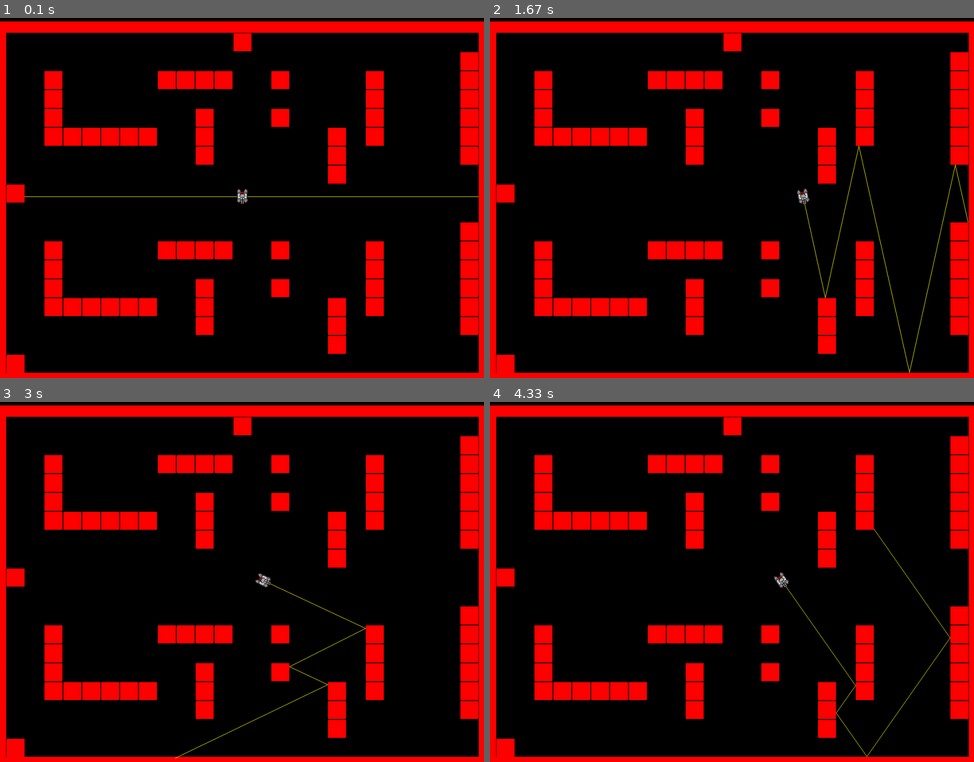
Above: before the commit, frames 1-4 (two rows, left to right).
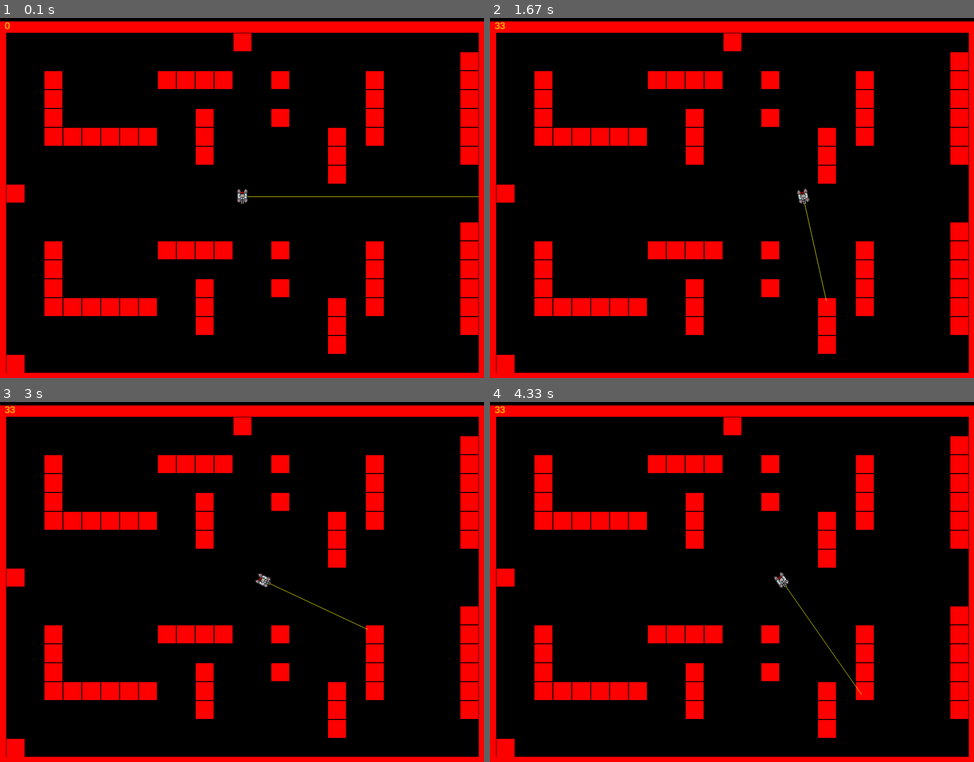
Above: after the commit, the same moments.

Repository: jonalfarlinga/lazars
Game: pygame game, started from lazars_main.py
Same seed, same stepped clock (60 frames per second), same inputs: the game is played once before the commit and once after it.
Inputs:
- Up to frame 1 (0.1 s): no input
- Up to frame 2 (1.67 s): tap A at 0.33 s; hold Right 0.67-1.13 s; hold D 0.67-1.13 s; hold Right 1.17-1.63 s; hold D 1.17-1.63 s
- Up to frame 3 (3 s): hold Left 1.67-2.2 s; hold A 1.67-2.2 s; hold Left 2.23-2.63 s; hold A 2.23-2.63 s; hold Right from 2.67 s (still down); hold D from 2.67 s (still down)
- Up to frame 4 (4.33 s): release Right at 3.3 s; release D at 3.3 s; hold Left 3.33-3.8 s; hold A 3.33-3.8 s; hold Right 3.83-4.3 s; hold D 3.83-4.3 s

The runs differ from the first frame. In frame 1, 0.1% of the frame differs, in the area x 1-49%, y 1-50%; in frame 2, 0.5%, in the area x 1-99%, y 1-99%; in frame 3, 0.2%; in frame 4, 0.3%.

Commit message:
new nested loops

Diff:
--- a/entities.py
+++ b/entities.py
@@ -5,7 +5,8 @@
 
 
 class Player(pygame.sprite.Sprite):
-    direction = 0  # player facing in degrees
+    # image = pygame.image.load(os.path.join("assets", "player.png"))
+    direction = 0  # player facing in radians
     bounces = 5
     speed = 5
 
--- a/lazars_main.py
+++ b/lazars_main.py
@@ -1,7 +1,7 @@
 import pygame
 import sys
 import os
-# import debug_me
+import debug_me
 import maps
 from constants import *  # noqa:F403 flake8 ignore
 from entities import Player
@@ -100,8 +100,7 @@
 
         # debuggers
         #       debug_me.debug(pygame.mouse.get_pos(), screen, rects)
-        #       debug_me.fps_counter(FramesPerSecond, screen, font)
-        #       debug_me.fps_counter(FramesPerSecond, screen, font)
+        debug_me.fps_counter(FramesPerSecond, screen, font)
 
         # update display
         pygame.display.update()
--- a/vector_math.py
+++ b/vector_math.py
@@ -7,6 +7,15 @@
     unit_vector = (
         math.cos((deg * math.pi) / 180),
         math.sin((deg * math.pi) / 180)
+    )
+    return unit_vector
+
+
+# radian to vector
+def rad_to_vector(rad):
+    unit_vector = (
+        math.cos(rad),
+        math.sin(rad)
     )
     return unit_vector
 
@@ -64,12 +73,251 @@
 # finds the line and 4 reflections, and returns a list of point pairs.
 def calculate_line(source, deg, rects, bounces):
     bounce_points = []
+    uvx, uvy = deg_to_vector(deg)
+    while source and len(bounce_points) < bounces:
+        bounce = None
+        if abs(uvx) > abs(uvy):
+            for x in range(source[0], SCREEN_WIDTH + 1, 20):
+                for rect in rects:
+                    y = round(source[1] + (x - source[0]) * uvy / uvx)
+                    if rect.collidepoint((x, y)):
+                        bounce = ((x, y))
+                        uvx, uvy = reflect_direction(uvx, uvy, x, rect, True)
+                        break
+                if bounce:
+                    break
+        else:
+            for y in range(source[1], SCREEN_HEIGHT + 1, 20):
+                for rect in rects:
+                    x = round(source[0] + (y - source[1]) * uvx / uvy)
+                    if rect.collidepoint((x, y)):
+                        bounce = ((x, y))
+                        uvx, uvy = reflect_direction(uvx, uvy, y, rect, False)
+                        break
+                if bounce:
+                    break
+        if bounce:
+            bounce_points.append(bounce)
+            source = bounce
+        else:
+            source = None
+    return bounce_points
+
+
+# def calculate_line(source, deg, rects, bounces):
+#     bounce_points = []
+#     uvx, uvy = deg_to_vector(deg)
+#     while source and len(bounce_points) < bounces:
+#         bounce = None
+#         if uvx > .7071 and (-.7072 <= uvy <= .7072):
+#             # start = source
+#             # for range(start, SCREEN, 20)
+#             #     if collide:
+#             #         continue (start = start, end = current range)
+#             # else:
+#             #     start = current range
+#             start = source
+#             vector_dif = round(uvy / uvx, 5)
+#             for runx in range(start[0] + 1, SCREEN_WIDTH + 20, 20):
+#                 for rect in rects:
+#                     runy = proper_round(
+#                         start[1] + (runx - start[0]) * vector_dif
+#                     )
+#                     if rect.collidepoint((runx, runy)):
+#                         for x2 in range(start[0] + 1, runx + 1):
+#                             y2 = proper_round(
+#                                 runy + (x2 - runx) * vector_dif
+#                             )
+#                             if rect.collidepoint((x2, y2)):
+#                                 bounce = ((x2, y2))
+#                                 uvx, uvy = reflect_direction(uvx, uvy, x2 - 1,
+#                                                              rect, True)
+#                                 break
+#                     if bounce:
+#                         break
+#                 if bounce:
+#                     break
+#                 start = runx, runy
+#         elif uvx <= -.7071 and (-.7072 <= uvy <= .7072):
+#             start = source
+#             vector_dif = round(uvy / uvx, 5)
+#             for runx in reversed(range(0, start[0] - 1, 20)):
+#                 for rect in rects:
+#                     runy = proper_round(
+#                         start[1] + (runx - start[0]) * vector_dif
+#                     )
+#                     if rect.collidepoint((runx, runy)):
+#                         for x2 in reversed(range(runx - 1, start[0])):
+#                             y2 = proper_round(
+#                                 runy + (runx - runx) * vector_dif
+#                             )
+#                             if rect.collidepoint((x2, y2)):
+#                                 bounce = ((x2, y2))
+#                                 uvx, uvy = reflect_direction(uvx, uvy, x2 + 1,
+#                                                              rect, True)
+#                                 break
+#                     if bounce:
+#                         break
+#                 if bounce:
+#                     break
+#                 start = runx, runy
+#         elif uvy > .7071 and (-.7072 <= uvx <= .7072):
+#             start = source
+#             vector_dif = round(uvx / uvy, 5)
+#             for runy in range(start[1] + 1, SCREEN_HEIGHT + 20, 20):
+#                 for rect in rects:
+#                     runx = proper_round(
+#                         start[0] + (runy - start[1]) * vector_dif
+#                     )
+#                     if rect.collidepoint((runx, runy)):
+#                         for y2 in range(start[1] + 1, runy + 1):
+#                             x2 = proper_round(
+#                                 runx + (y2 - runy) * vector_dif
+#                             )
+#                             if rect.collidepoint((x2, y2)):
+#                                 bounce = ((x2, y2))
+#                                 uvx, uvy = reflect_direction(uvx, uvy, y2 - 1,
+#                                                              rect, False)
+#                                 break
+#                     if bounce:
+#                         break
+#                 if bounce:
+#                     break
+#         elif uvy <= -.7071 and (-.7072 <= uvx <= .7072):
+#             start = source
+#             vector_dif = round(uvx / uvy, 5)
+#             for runy in reversed(range(0, start[1] - 1, 20)):
+#                 for rect in rects:
+#                     runx = proper_round(
+#                         start[0] + (runy - start[1]) * vector_dif
+#                     )
+#                     if rect.collidepoint((runx, runy)):
+#                         for y2 in reversed(range(runy, start[1])):
+#                             x2 = proper_round(
+#                                 runx + (y2 - runy) * vector_dif
+#                             )
+#                             if rect.collidepoint((x2, y2)):
+#                                 bounce = ((x2, y2))
+#                                 uvx, uvy = reflect_direction(uvx, uvy, y2 + 1,
+#                                                              rect, False)
+#                                 break
+#                     if bounce:
+#                         break
+#                 if bounce:
+#                     break
+#         if bounce:
+#             bounce_points.append(bounce)
+#             source = bounce
+#         else:
+#             source = None
+#     return bounce_points
+
+'''
+# assumes all collision rects are square.
+def find_bounce(source, rad, rects, ray):
+    if rad < PI:
+        refrad = rad + PI
+    else:
+        refrad = rad - PI
+    collide_list = ray.collidelistall(rects)
+    if PI * 1.25 < refrad <= PI * 1.75:  # 5pi/4 to 7pi/4
+        stop = 0
+        for index in collide_list:
+            rect = rects[index]
+            if rect.bottom > stop:
+                stop = rect.bottom
+        y2 = stop
+        x2 = source[1] + (
+            (stop - source[0]) * math.cos(rad) / math.sin(rad)
+        )
+        if rad < PI:
+            rad = PI2 + PI - rad
+        else:
+            rad = PI2 + PI - rad
+    elif PI * .75 < refrad <= PI * 1.25:  # 3pi/4 to 5pi/4
+        stop = SCREEN_WIDTH
+        for index in collide_list:
+            rect = rects[index]
+            if rect.left < stop:
+                stop = rect.left
+        x2 = stop
+        y2 = source[1] + (
+            (stop - source[0]) * math.sin(rad) / math.cos(rad)
+        )
+        if rad < PI:
+            rad = PI2 + PI - rad
+        else:
+            rad = PI2 + PI - rad
+    elif PI / 4 < refrad <= PI * .75:  # pi/4 to 3pi/4
+        stop = SCREEN_HEIGHT
+        for index in collide_list:
+            rect = rects[index]
+            if rect.top < stop:
+                stop = rect.top
+        y2 = stop
+        x2 = source[0] + (
+            (stop - source[1]) * math.cos(rad) / math.sin(rad)
+        )
+        if rad < PI:
+            rad = PI2 + PI - rad
+        else:
+            rad = PI2 + PI - rad
+    else:   # remaimder is < pi/4 or > 7pi/4
+        stop = 0
+        for index in collide_list:
+            rect = rects[index]
+            if rect.right > stop:
+                stop = rect.right
+        x2 = stop
+        y2 = source[1] + (
+            (stop - source[0]) * math.sin(rad) / math.cos(rad)
+        )
+        if rad < PI:
+            rad = PI2 + PI - rad
+        else:
+            rad = PI2 + PI - rad
+    return x2, y2, rad
+
+
+# given a point, bearing and list of rects
+# finds the line and 4 reflections, and returns a list of point pairs.
+def calculate_line(source, deg, rects, bounces):
+    bounce_points = []
 
     # convert degrees to a unit vector pair
     uvx, uvy = deg_to_vector(deg)
 
     # while a valid source exists, and len((bounces) less than player.bounces
     while source and len(bounce_points) < bounces:
+        if PI / 4 < rad <= PI * .75:       # pi/4 to 3pi/4
+            wally = SCREEN_HEIGHT
+            wallx = source[0] + (
+                (SCREEN_HEIGHT - source[1]) * math.cos(rad) / math.sin(rad)
+            )
+        elif PI * .75 < rad <= PI * 1.25:  # 3pi/4 to 5pi/4
+            wallx = 0
+            wally = source[1] + (
+                (0 - source[0]) * math.sin(rad) / math.cos(rad)
+            )
+        elif PI * 1.25 < rad <= PI * 1.75:  # 5pi//4 to 7pi/4
+            wally = 0
+            wallx = source[0] + (
+                (0 - source[1]) * math.cos(rad) / math.sin(rad)
+            )
+        else:   # remainder is < p/4 or > 7pi/4
+            wallx = SCREEN_WIDTH
+            wally = source[1] + (
+                (SCREEN_WIDTH - source[0]) * math.sin(rad) / math.cos(rad)
+            )
+        ray = line(
+            screen,
+            NONE_COLOR,
+            source,
+            (wallx, wally),
+        )
+        x2, y2, rad = find_bounce(source, rad, rects, ray)
+        bounce_points.append((x2, y2))
+        source = (x2, y2)
         # reset bounce
         bounce = None
         if uvx > .7071 and (-.7072 <= uvy <= .7072):  # deg < 45 or > 315
@@ -184,3 +432,4 @@
         else:
             source = None
     return bounce_points
+'''
